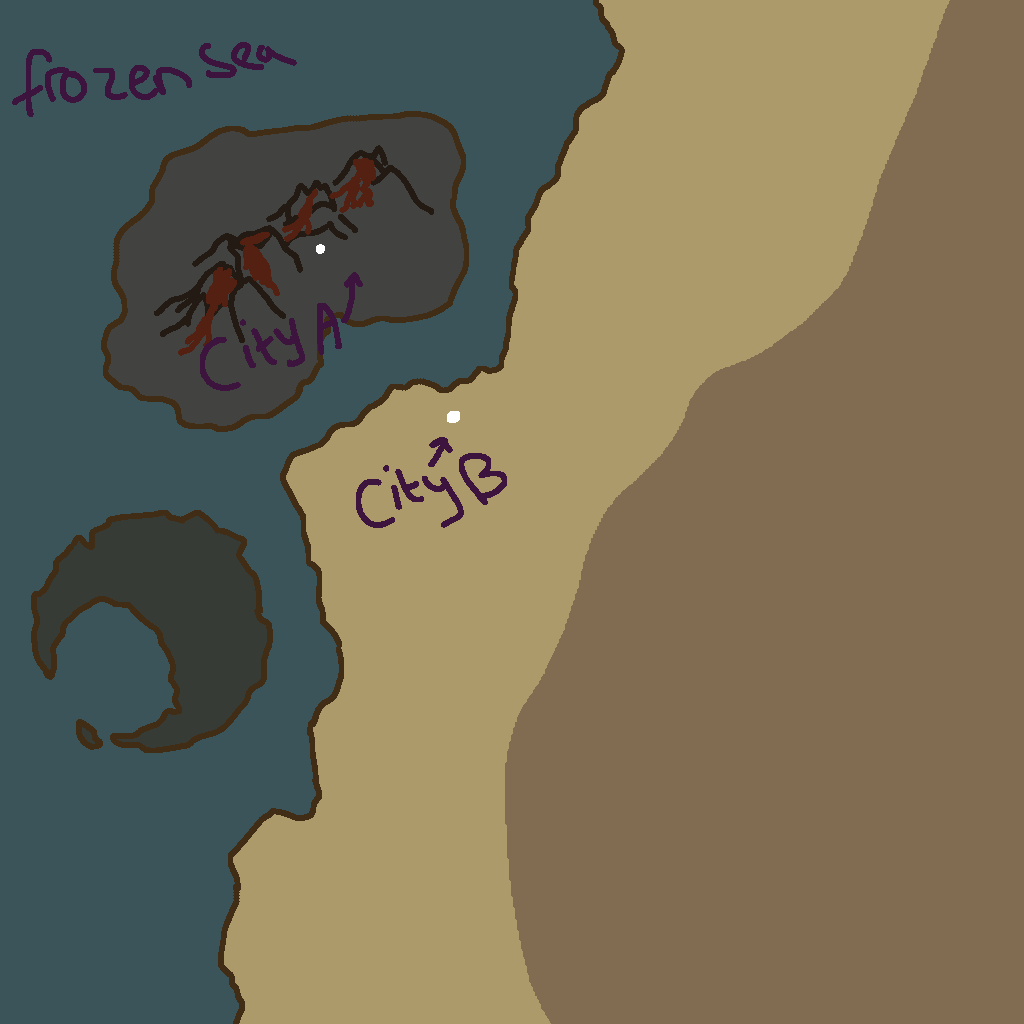
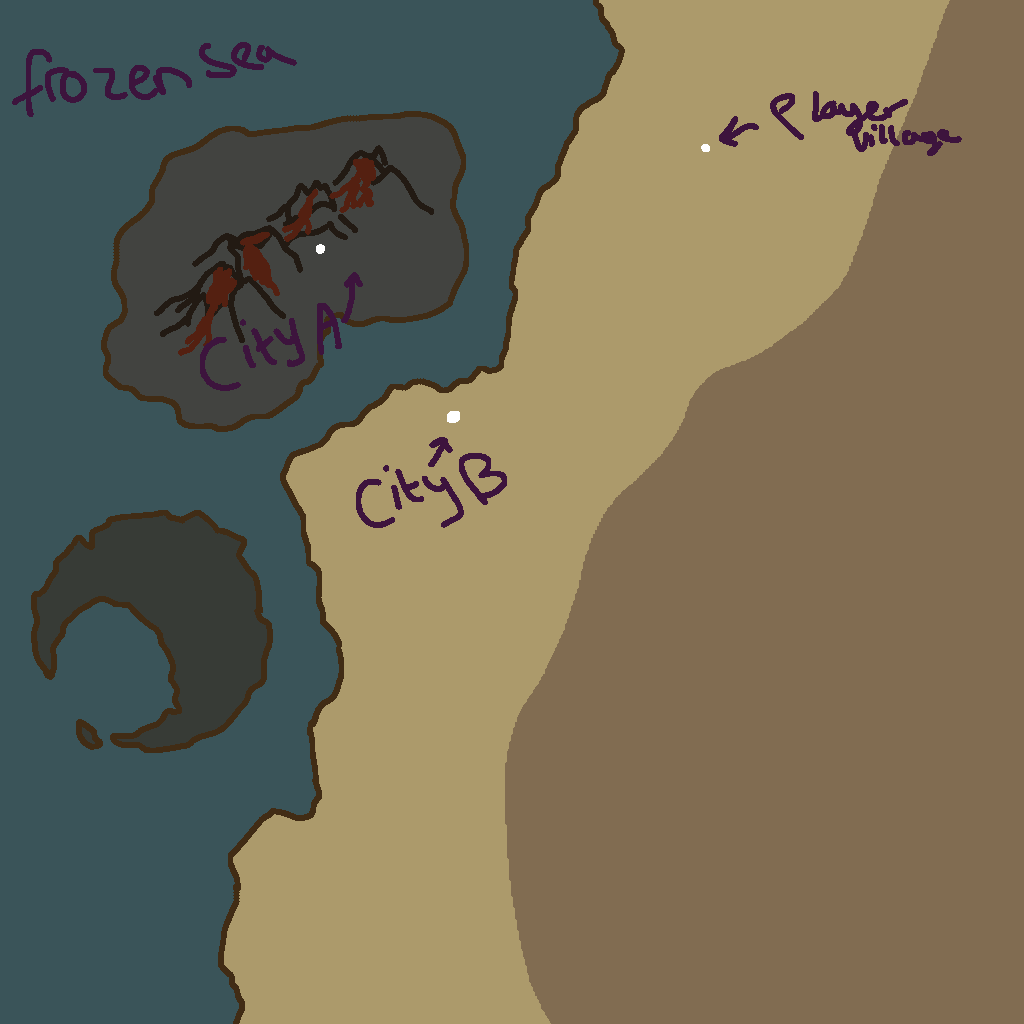
Layers edited between the first and the second 1024 x 1024 image:
painted on "Annotations" over [701, 91, 962, 156]
painted on "Terrain" over [701, 91, 962, 156]
